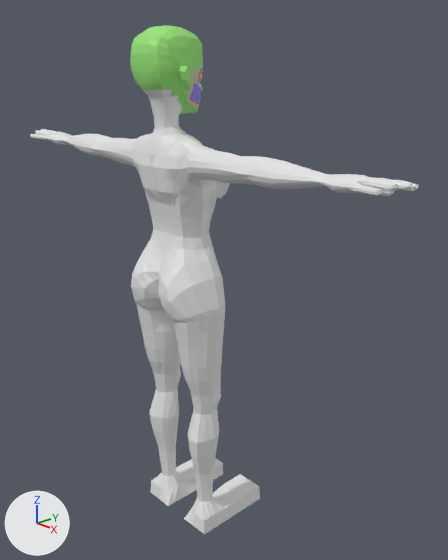
The Blender file Protagonist.blend, before and after one commit.
The view is the same before and after, from a 50 mm lens placed at (1.472, -1.196, 1.521), pointed at (0.058, 0.127, 0.857). Lighting does not change. The marker at lower left points along +X, +Y and +Z.
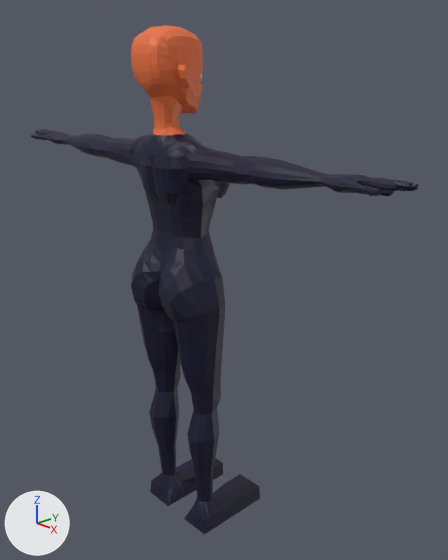
Commit message: assigned materials

Pixel boxes [x1, y1, x2, y2] of what changed, in the pictures (448 x 560 px):
```json
{"object": "Cube", "change": "recoloured", "before": [31, 25, 419, 534], "after": [31, 25, 419, 534], "on screen": "white to black"}
{"part": 1, "of": "me_cube", "change": "recoloured", "before": [31, 129, 419, 534], "after": [31, 129, 419, 534], "on screen": "white to black"}
{"part": 2, "of": "me_cube", "change": "recoloured", "before": [196, 64, 203, 87], "after": [196, 64, 203, 86]}
{"part": 3, "of": "me_cube", "change": "recoloured", "before": [198, 68, 203, 83], "after": [197, 68, 203, 83]}
{"part": 4, "of": "me_cube", "change": "recoloured", "before": [190, 83, 201, 104], "after": [189, 82, 201, 104]}
{"part": 5, "of": "me_cube", "change": "recoloured", "before": [187, 69, 198, 111], "after": [186, 68, 198, 111]}
{"part": 6, "of": "me_cube", "change": "recoloured", "before": [131, 25, 203, 114], "after": [131, 25, 203, 114], "on screen": "green to orange"}
```

The change, as JSON lines over the scene's bpy script:
```json
{"op": "set", "path": "mat_material.base_color", "old": "(0.8, 0.8, 0.8)", "new": "(0.8, 0.159, 0.0452)", "note": "white #e7e7e7 -> orange #e76f3c"}
{"op": "add", "block": "mat_pupilouter", "code": ["mat_pupilouter = principled_material('PupilOuter')", "mat_pupilouter.base_color = (0.0256, 0.0132, 0.23)  # blue #2c1e84"]}
{"op": "add", "block": "mat_white", "code": ["mat_white = principled_material('White')", "mat_white.base_color = (0.8, 0.8, 0.8)  # white #e7e7e7"]}
{"op": "add", "block": "mat_pupilinner", "code": ["mat_pupilinner = principled_material('PupilInner')", "mat_pupilinner.base_color = (0.00382, 0.00142, 0.00867)  # black #0c0517"]}
{"op": "add", "block": "mat_clothing", "code": ["mat_clothing = principled_material('Clothing')", "mat_clothing.base_color = (0.00399, 0.00206, 0.0261)  # dark blue #0d072d"]}
{"block": "me_cube", "where": "me_cube.from_pydata(...)  # 1800 vertices, 1785 faces; spans x 0.0..0.8, y -0.13..0.22, z 0.0..1.63"}
{"block": "me_cube", "where": "# used by ob_cube; location = (0.0, 0.0, 0.0)"}
{"op": "remove", "block": "me_cube", "code": "me_cube.materials.append(mat_blue)  # blue #617fe7"}
{"op": "remove", "block": "me_cube", "code": "me_cube.materials.append(mat_yellowgreen)  # green #cce792"}
{"op": "remove", "block": "me_cube", "code": "me_cube.materials.append(mat_pink)  # purple #d24ce7"}
{"op": "remove", "block": "me_cube", "code": "me_cube.materials.append(mat_lightblue)  # cyan #77d6f6"}
{"op": "remove", "block": "me_cube", "code": "me_cube.materials.append(mat_lighterblue)  # cyan #8af9de"}
{"block": "me_cube", "change": "me_cube part 1: all 1276 faces centred in x 0.0..0.8, y -0.13..0.22, z 0.0..1.33 switch from mat_material (white #e7e7e7) to mat_clothing (dark blue #0d072d)"}
{"block": "me_cube", "change": "me_cube part 2: all 15 faces that had it switch from mat_green (green #8ee7b5) to mat_material (orange #e76f3c)"}
{"block": "me_cube", "change": "me_cube part 3: all 39 faces that had it switch from mat_red (pink #e7807b) to mat_material (orange #e76f3c)"}
{"block": "me_cube", "change": "me_cube part 4: all 9 faces that had it switch from mat_purple (blue #8e7de7) to mat_material (orange #e76f3c)"}
{"block": "me_cube", "change": "me_cube part 5: all 12 faces that had it switch from mat_beige (beige #ccc096) to mat_material (orange #e76f3c)"}
{"block": "me_cube", "change": "me_cube part 6: all 148 faces that had it switch from mat_lightgreen (green #99e779) to mat_material (orange #e76f3c)"}
{"op": "add", "block": "me_cube", "code": "me_cube.materials.append(mat_white)  # white #e7e7e7"}
{"op": "add", "block": "me_cube", "code": "me_cube.materials.append(mat_pupilouter)  # blue #2c1e84"}
{"op": "add", "block": "me_cube", "code": "me_cube.materials.append(mat_pupilinner)  # black #0c0517"}
```
